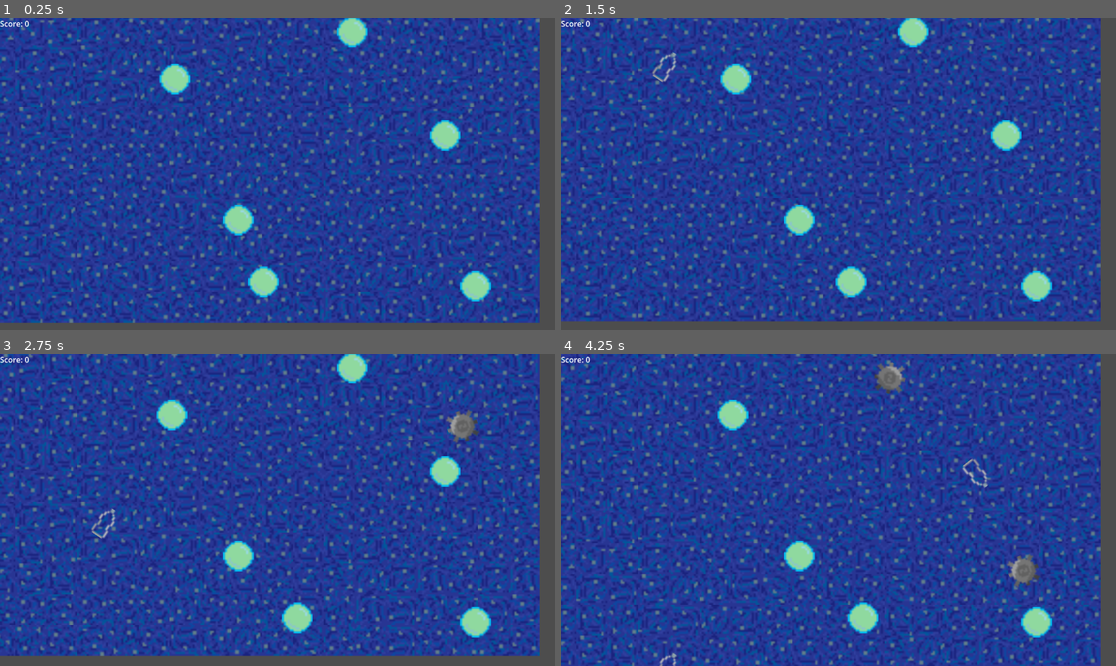
Above: before the commit, frames 1-4 (two rows, left to right).
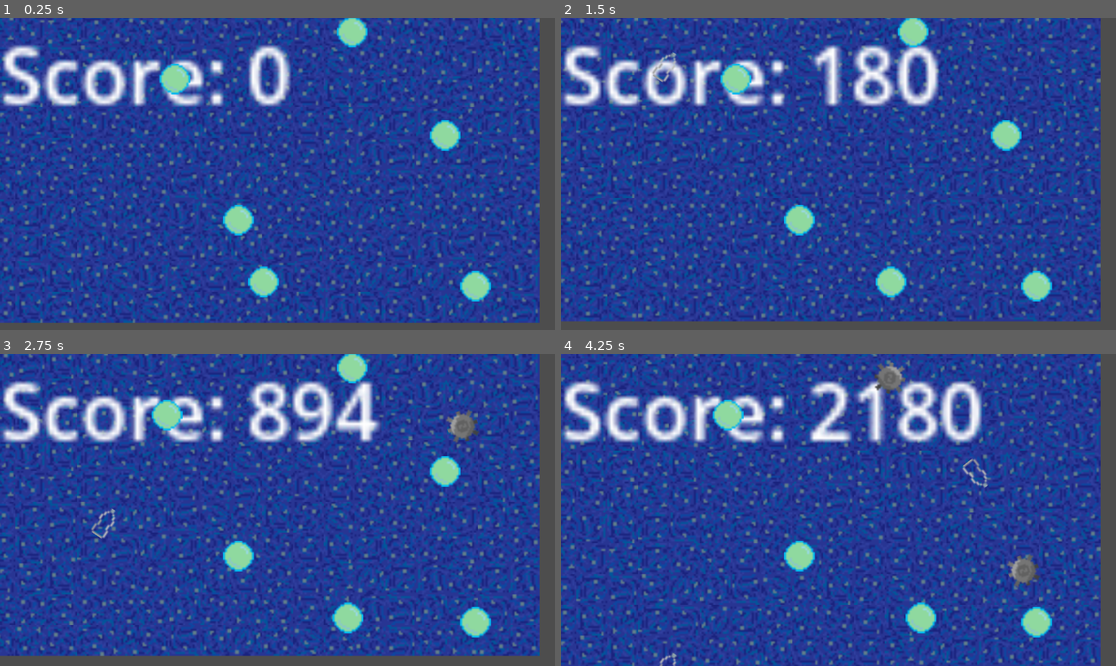
Above: after the commit, the same moments.

Repository: jschavey/bubble-ggj2025
Game: Godot game, scene res://main.tscn
The game is run twice, just before and just after one commit, with the same random seed, the same clock (stepped at 60 frames per second) and the same inputs.
Inputs:
- Up to frame 1 (0.25 s): no input
- Up to frame 2 (1.5 s): hold C (move_right_3) 0.53-1.28 s; tap Q (move_left_2) at 0.6 s; hold Z (move_left_3) from 1.28 s (still down); tap E (move_right_2) at 1.35 s
- Up to frame 3 (2.75 s): release Z (move_left_3) at 2.03 s; hold C (move_right_3) from 2.03 s (still down); tap Q (move_left_2) at 2.1 s
- Up to frame 4 (4.25 s): tap E (move_right_2) at 2.85 s; release C (move_right_3) at 3.53 s; hold Z (move_left_3) from 3.53 s (still down); tap Q (move_left_2) at 3.6 s

The runs differ from the first frame. In frame 1, 4.9% of the frame differs, in the area x 0-53%, y 0-29%; in frame 2, 7.5%; in frame 3, 8.2%; in frame 4, 8.8%, in the area x 0-76%, y 0-90%.

Commit message:
add scoring

Diff:
--- a/bubble.gd
+++ b/bubble.gd
@@ -5,7 +5,7 @@
 @export var bubble_size: Vector2 = Vector2(64, 64)  # Adjust the bubble size
 
 var spawn_region: Rect2
-var score: int = 0
+var score: float = 0
 var alive: bool = true
 
 @onready var sprite = get_node("../Sprite2D")  # Access the sibling Sprite2D node
@@ -19,9 +19,9 @@
 
 func _process(delta: float) -> void:
 	if Input.is_action_pressed(move_left_key) and alive:
-		global_position.x -= 100 * delta
+		global_position.x -= 250 * delta
 	elif Input.is_action_pressed(move_right_key) and alive:
-		global_position.x += 100 * delta
+		global_position.x += 250 * delta
 	sprite.global_position = global_position  # Ensure the sprite moves with the Area2D
 	collision_shape.global_position = global_position  # Ensure the collision shape moves with the Area2D
 	if alive:
--- a/main.gd
+++ b/main.gd
@@ -66,7 +66,6 @@
 	obstacle_instance.position = Vector2(randf_range(0, screen_size.x), 0)
 	add_child(obstacle_instance)
 	obstacle_instance.name = "Obstacle"  # Explicitly set the name after adding to the scene
-	print("Spawned obstacle at: ", obstacle_instance.position, " with name: ", obstacle_instance.name)  # Log obstacle spawn position
 
 func _on_Bubble_area_entered(area: Area2D):
 	print("Collision detected with: ", area.name)  # Log the collision
--- a/main.tscn
+++ b/main.tscn
@@ -11,3 +11,6 @@
 [node name="ScoreLabel" type="Label" parent="."]
 offset_right = 40.0
 offset_bottom = 23.0
+scale = Vector2(10, 10)
+theme_override_font_sizes/font_size = 16
+horizontal_alignment = 1
